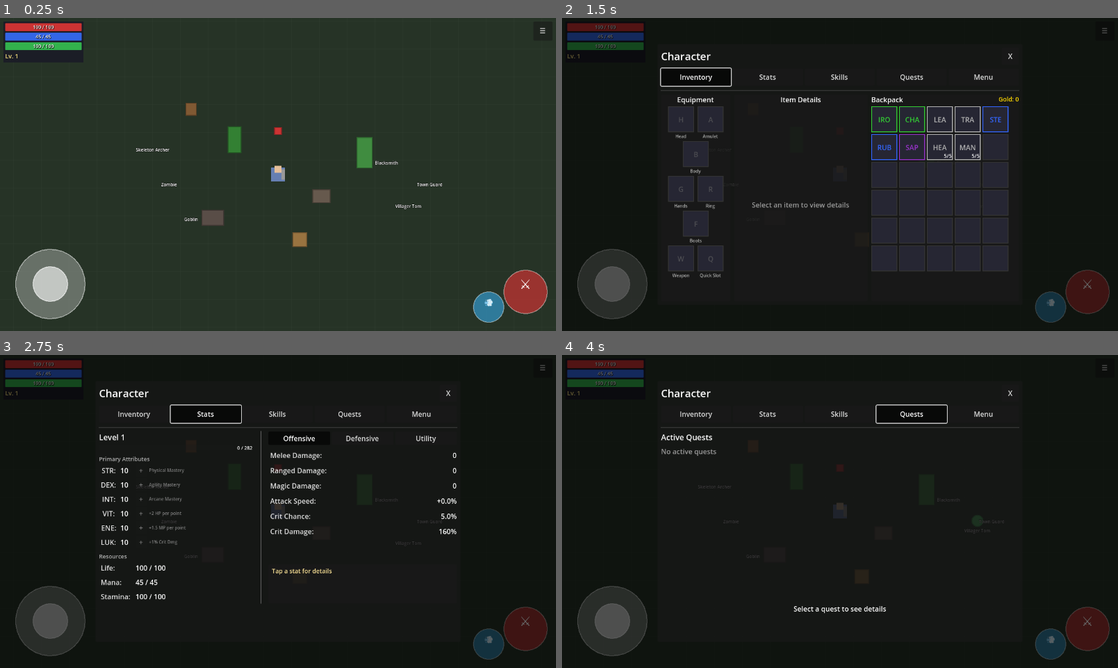
Above: before the commit, frames 1-4 (two rows, left to right).
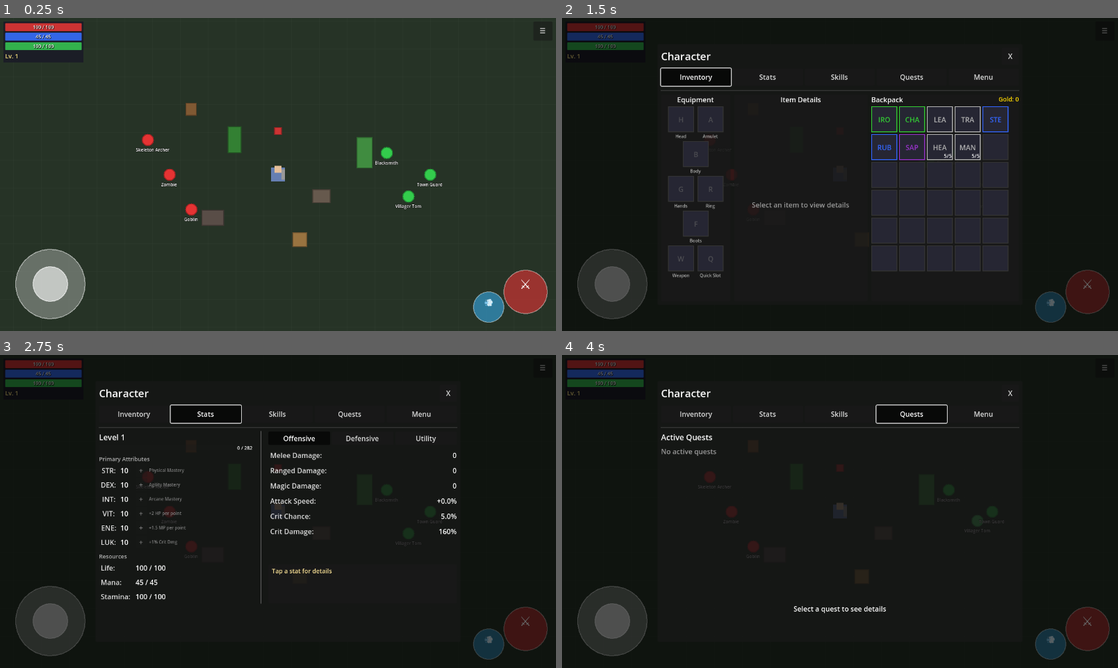
Above: after the commit, the same moments.

Repository: MatousHruska/MobileTestia
Game: Godot game, scene res://scenes/world/test_zone.tscn
The game is run twice, just before and just after one commit, with the same random seed, the same clock (stepped at 60 frames per second) and the same inputs.
Inputs:
- Up to frame 1 (0.25 s): no input
- Up to frame 2 (1.5 s): click "☰" at 0.5 s; click "Inventory" at 1.25 s
- Up to frame 3 (2.75 s): click "Stats" at 2 s
- Up to frame 4 (4 s): click "Skills" at 2.75 s; click "Quests" at 3.5 s

The runs differ from the first frame. In frame 1, 0.4% of the frame differs, in the area x 25-79%, y 36-64%; in frame 2, less than 0.1%; in frame 3, 0.2%; in frame 4, 0.2%.

Commit message:
Fix NPC sprites not visible on spawn
- Remove @onready for sprite (was causing 'Node not found' errors)
- Create sprite dynamically in _setup_sprite()
- Play initial idle animation immediately after sprite creation
- NPCs now visible as soon as they spawn, not just when moving

Diff:
--- a/scripts/npc/base_character.gd
+++ b/scripts/npc/base_character.gd
@@ -33,8 +33,8 @@
 var is_dead: bool = false
 var is_locked: bool = false  ## Prevents movement during certain actions
 
-## Sprite reference
-@onready var sprite: AnimatedSprite2D = $Sprite2D
+## Sprite reference (created dynamically in _setup_sprite)
+var sprite: AnimatedSprite2D = null
 
 ## Name label
 var name_label: Label
@@ -67,9 +67,9 @@
 ## Setup functions
 func _setup_sprite() -> void:
 	# Remove any existing sprite to ensure clean setup
-	if sprite:
+	if sprite and is_instance_valid(sprite):
 		sprite.queue_free()
-		sprite = null
+	sprite = null
 
 	# Always create a new AnimatedSprite2D
 	sprite = AnimatedSprite2D.new()
@@ -83,6 +83,9 @@
 
 	# Connect animation signals
 	sprite.animation_finished.connect(_on_animation_finished)
+
+	# Play initial idle animation so sprite is visible immediately
+	_play_animation_for_state(AnimState.IDLE)
 
 
 func _setup_collision() -> void:
